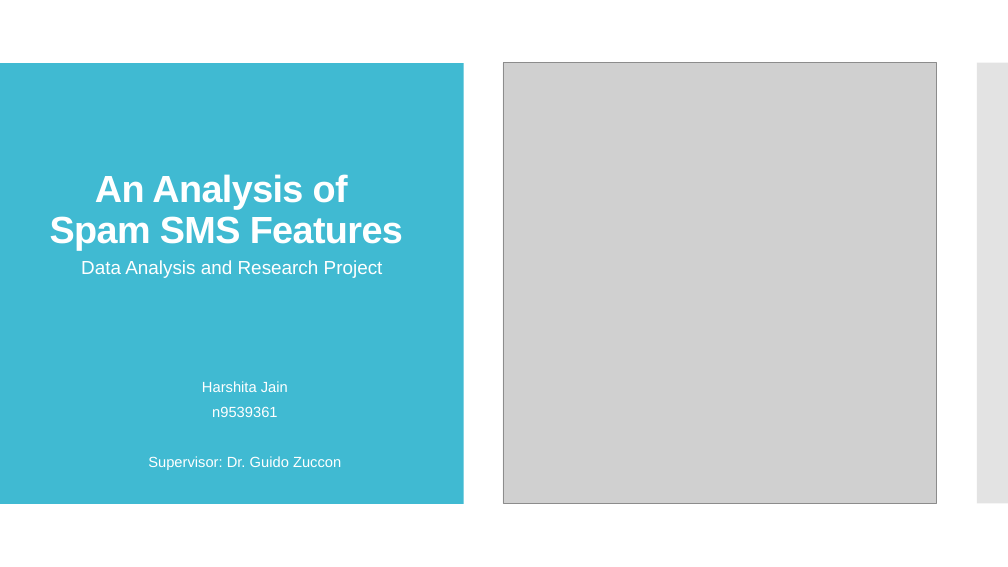
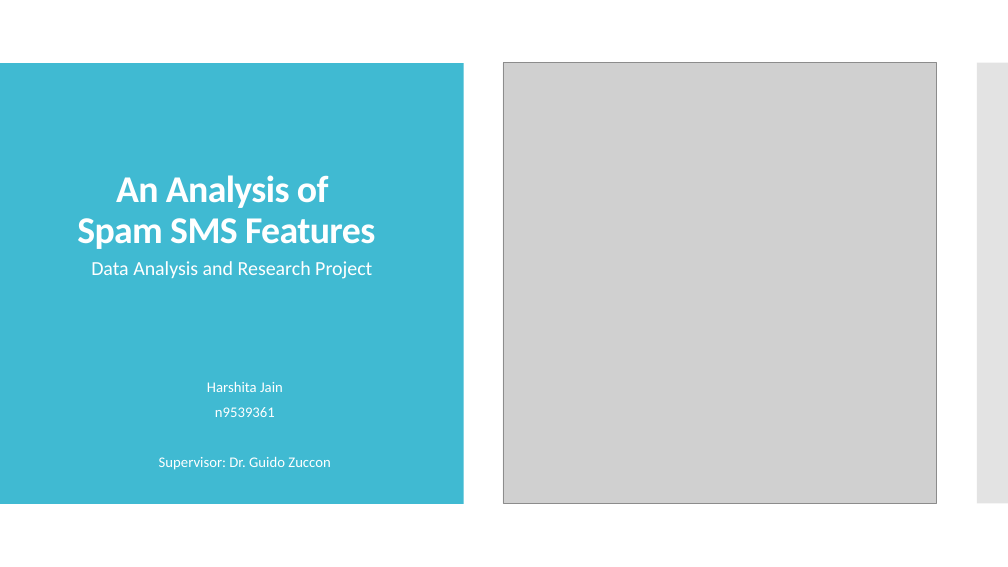
Before and after one commit to HarshitaJain0905/SMS_Spam_701, a slide deck: slide 1 of IFN701 PPT Week12.pptx. Drawn at 1008x567 pixels with LibreOffice and Linux fonts; fonts in the diff are those of the drawing; grey boxes stand for pictures. Boxes give left, top, right and bottom in pixels: in the first picture for what was removed or moved away, otherwise in the second. Text is boxed around its words. In the diff, an @@ line names an element or a change of style, - is before the commit and + after.

```diff
--- a/IFN701 PPT Week12.pptx
+++ b/IFN701 PPT Week12.pptx
@@ title "An Analysis of Spam SMS ..." at [77,175,375,249]: font Arial to Calibri @@
@@ text "Data Analysis and Research Project" at [91,261,372,279]: size 18 to 19 pt, font Arial to Calibri @@
@@ subtitle "Harshita Jain" at [159,381,330,470]: font Arial to Calibri @@
```
Also in this commit, not shown: 14 other slides changed, 2 slides added, 4 slides removed.
